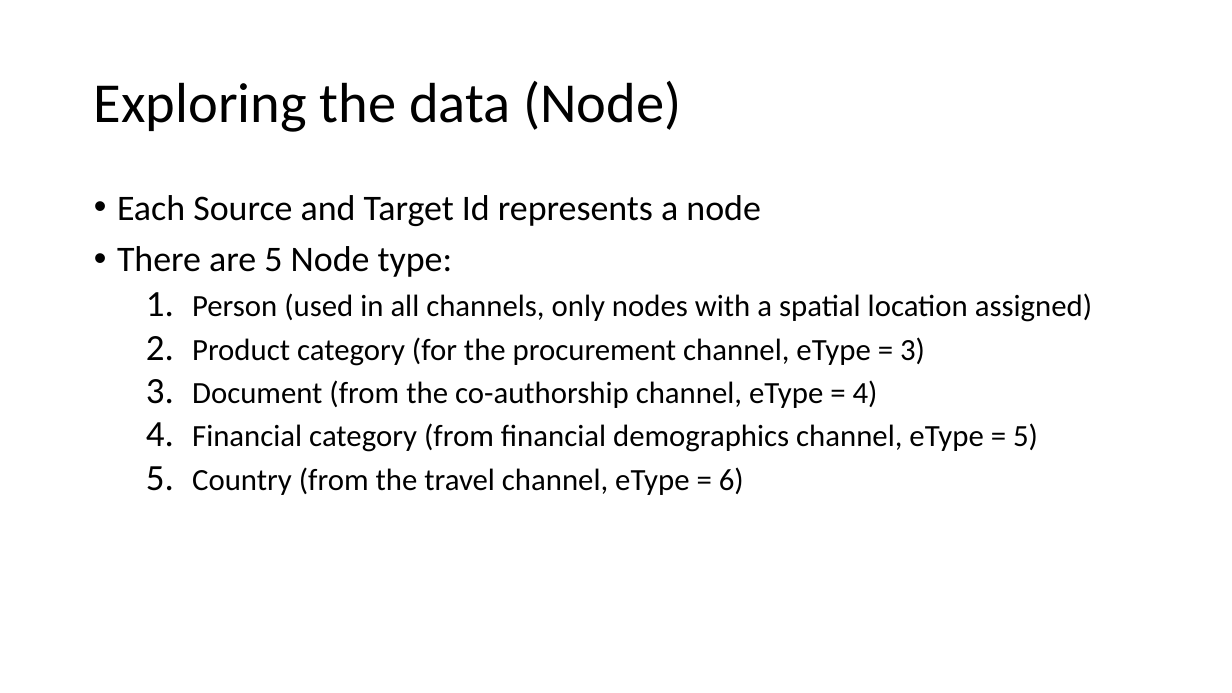
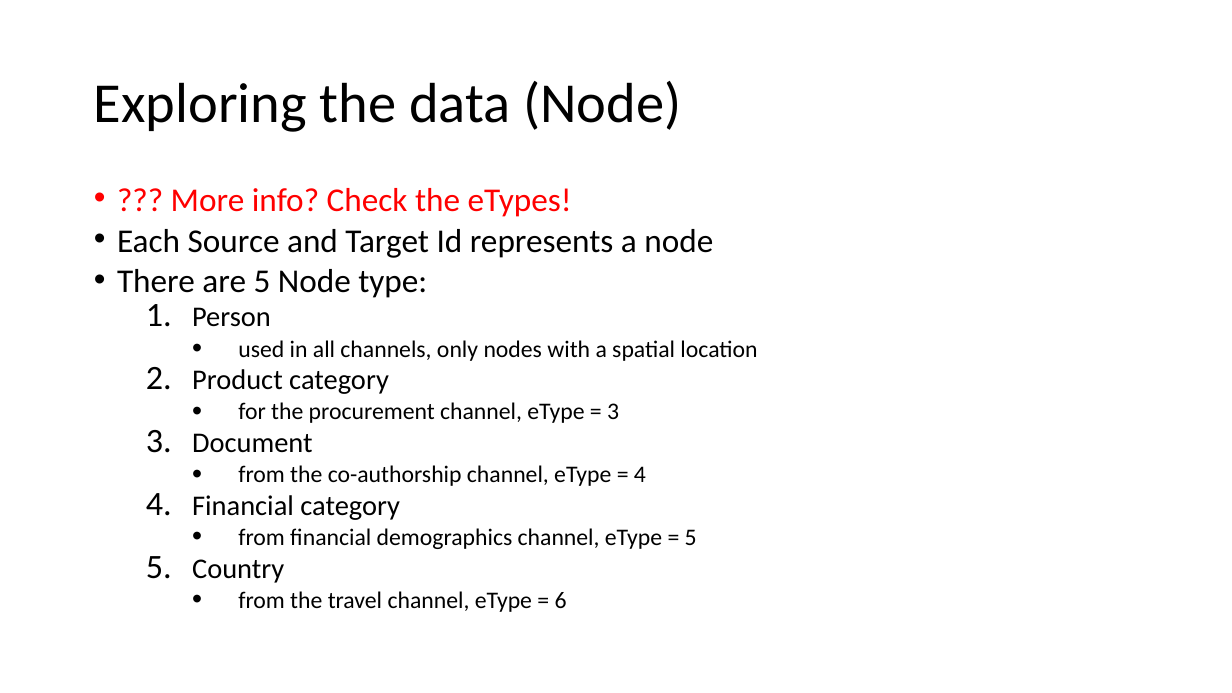
Before and after one commit to AtrayeeNeog/Visualization_2019-20, a slide deck: slide 9 of Documentation/Project_Presentation_v1.pptx. Drawn at 1232x693 pixels with LibreOffice and Linux fonts; fonts in the diff are those of the drawing. Boxes give left, top, right and bottom in pixels: in the first picture for what was removed or moved away, otherwise in the second. Text is boxed around its words. In the diff, an @@ line names an element or a change of style, - is before the commit and + after.

```diff
--- a/Documentation/Project_Presentation_v1.pptx
+++ b/Documentation/Project_Presentation_v1.pptx
@@ text at (171,188,572,217): paragraph added @@
+• ??? More info? Check the eTypes!
@@ text at (117,229,713,298): size 28 to 25.9 pt in "Each Source and Target Id represents a ...", "There are 5 Node type:"; line spacing 0.9 to 0.7 @@
@@ text at (192,307,757,612): text changed; size 24 to 18.5 pt @@
-  1. Person (used in all channels, only nodes with a spatial location assigned)
-  2. Product category (for the procurement channel, eType = 3)
-  3. Document (from the co-authorship channel, eType = 4)
-  4. Financial category (from financial demographics channel, eType = 5)
-  5. Country (from the travel channel, eType = 6)
+  1. Person
+    • used in all channels, only nodes with a spatial location
+  2. Product category
+    • for the procurement channel, eType = 3
+  3. Document
+    • from the co-authorship channel, eType = 4
+  4. Financial category
+    • from financial demographics channel, eType = 5
+  5. Country
+    • from the travel channel, eType = 6
```
